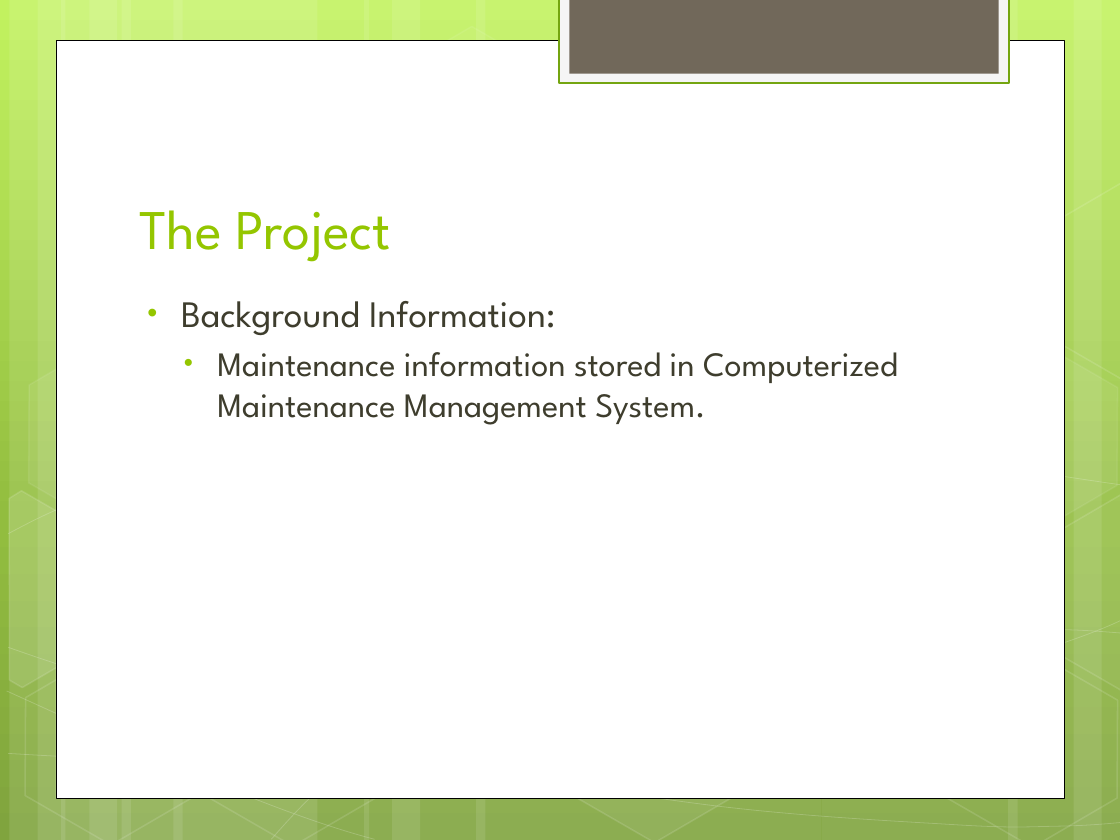
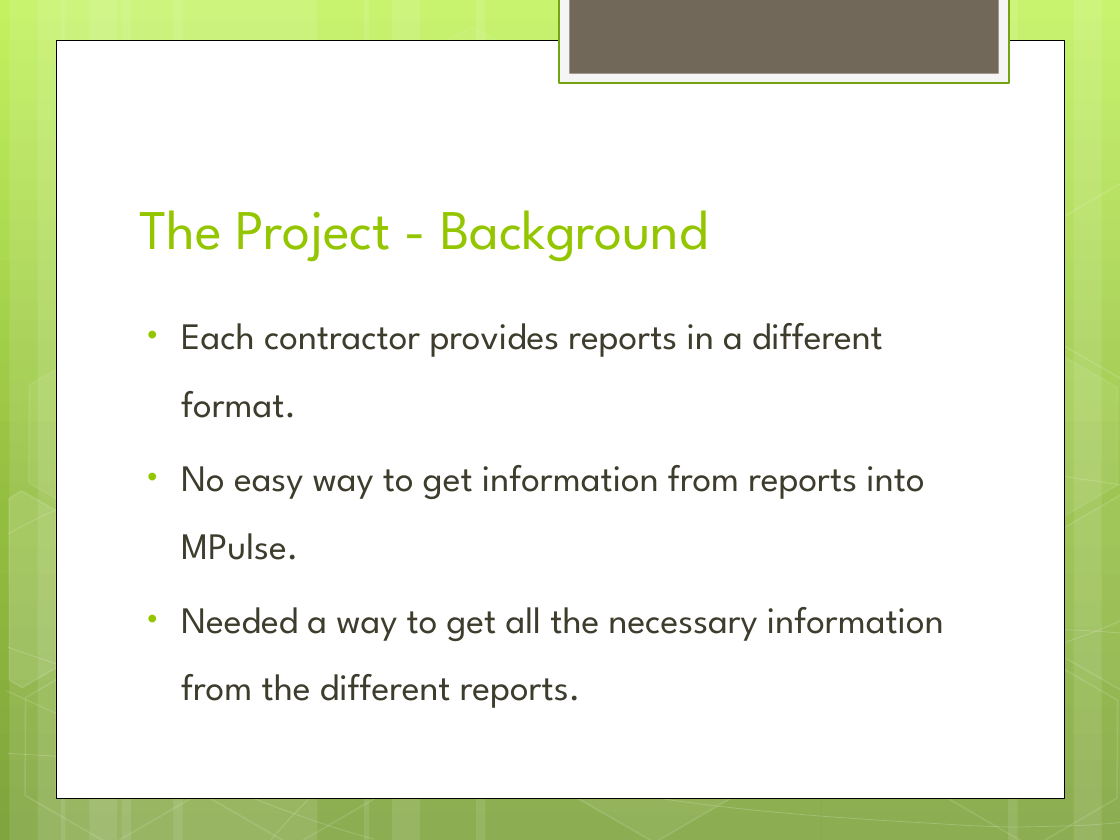
Before and after one commit to vruti/ReportConversionApplication, a slide deck: slide 6 of Presentation/Internship Presentation.pptx. Drawn at 1120x840 pixels with LibreOffice and Linux fonts; fonts in the diff are those of the drawing. Boxes give left, top, right and bottom in pixels: in the first picture for what was removed or moved away, otherwise in the second. Text is boxed around its words. In the diff, an @@ line names an element or a change of style, - is before the commit and + after.

```diff
--- a/Presentation/Internship Presentation.pptx
+++ b/Presentation/Internship Presentation.pptx
@@ title at (139,210,708,262): text changed @@
-The Project
+The Project - Background
@@ text at (181,323,944,708): text changed; size 22 to 24 pt @@
-• Background Information:
-  • Maintenance information stored in Computerized Maintenance Management System.
+• Each contractor provides reports in a different format.
+• No easy way to get information from reports into MPulse.
+• Needed a way to get all the necessary information from the different reports.
```
Also in this commit, not shown: 4 other slides changed, 5 slides added, 3 slides removed.
